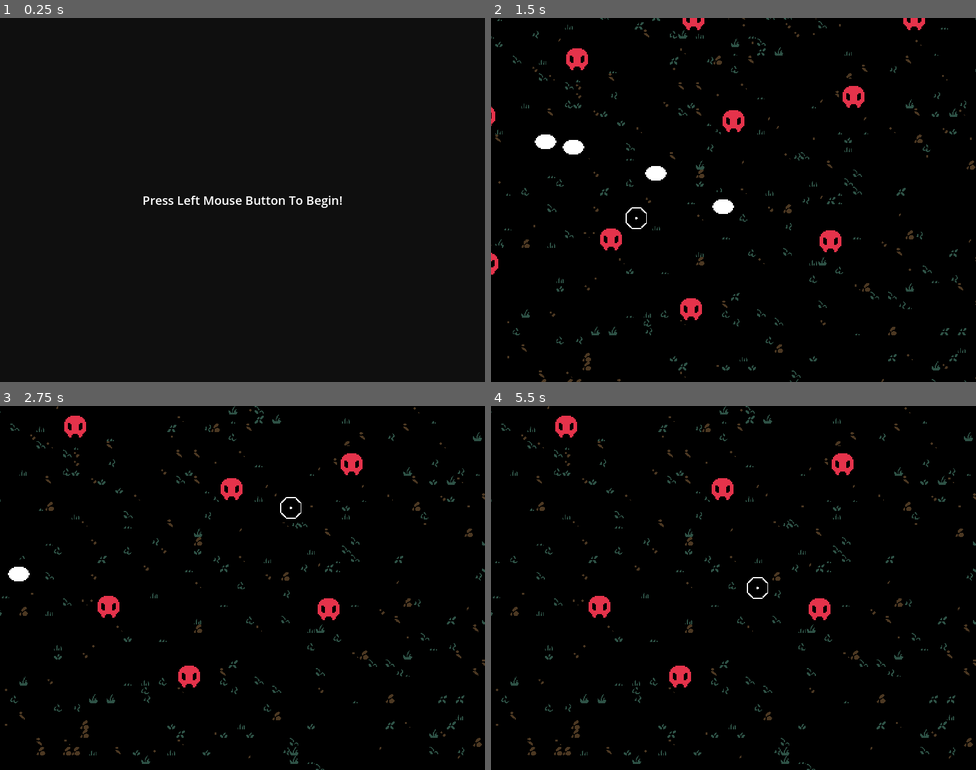
Above: before the commit, frames 1-4 (two rows, left to right).
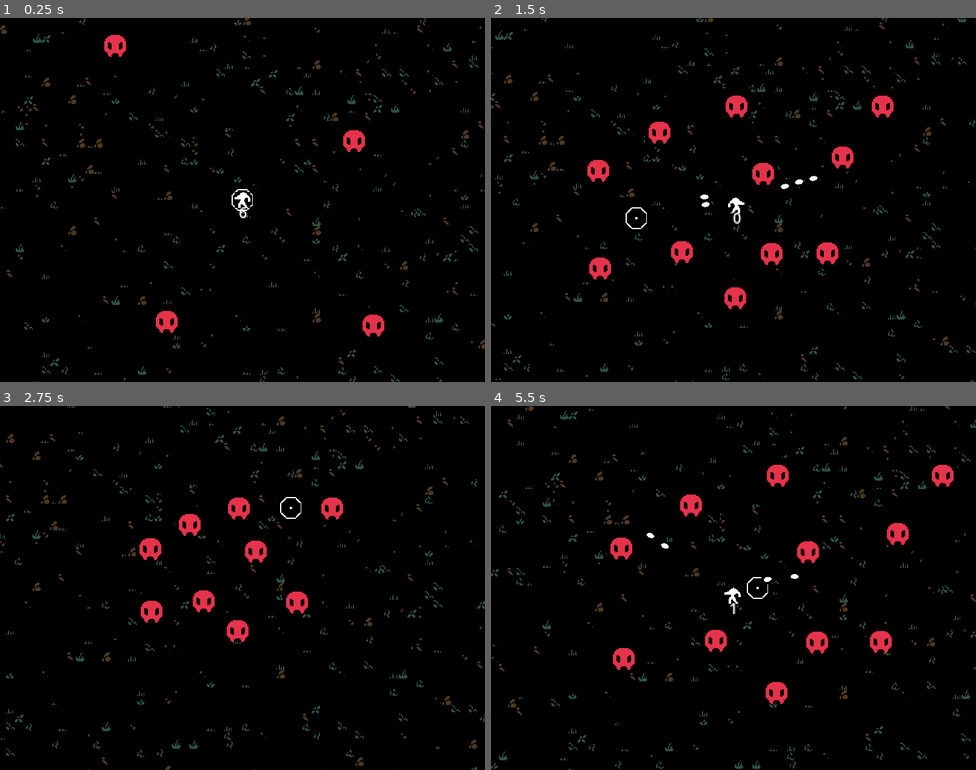
Above: after the commit, the same moments.

Repository: Dragonfoxing/the-last-stand
Game: Godot game, scene res://main.tscn
Same seed, same stepped clock (60 frames per second), same inputs: the game is played once before the commit and once after it. Before the commit the project starts from res://scenes/entry.tscn.
Inputs (mouse positions are in pixels of both pictures, inside the frame that each line leads up to):
- Up to frame 1 (0.25 s): no input
- Up to frame 2 (1.5 s): tap Enter (ui_accept) at 0.5, 0.77, 0.8, 1.07, 1.35 s; move the mouse to (840, 181) at 0.52 s; press the mouse at (840, 181) at 0.53 s; hold Right (ui_right) 0.53-1.28 s; move the mouse to (636, 218) at 1.27 s; release the mouse at (636, 218) at 1.28 s; hold Down (ui_down) from 1.28 s (still down)
- Up to frame 3 (2.75 s): tap Enter (ui_accept) at 1.52, 1.82, 2.3 s; click (145, 606) at 1.55 s; move the mouse to (291, 507) at 2.02 s; release Down (ui_down) at 2.03 s; press the mouse at (291, 507) at 2.03 s; hold Right (ui_right) from 2.03 s (still down)
- Up to frame 4 (5.5 s): move the mouse to (709, 660) at 2.77 s; release Right (ui_right) at 2.78 s; release the mouse at (709, 660) at 2.78 s; hold Up (ui_up) 2.78-3.53 s; click (709, 660) at 2.85 s; tap Enter (ui_accept) at 3.02, 3.32, 3.5, 4.52, 4.82, 5.3 s; move the mouse to (879, 642) at 3.52 s; hold Enter (ui_accept) 3.53-4.28 s; hold Left (ui_left) 3.53-5.03 s; tap R (reload_scene, bound only after the commit) at 4.15 s; move the mouse to (588, 533) at 4.27 s; click (588, 533) at 4.35 s; move the mouse to (757, 588) at 5.02 s; press the mouse at (757, 588) at 5.03 s; hold Down (ui_down) from 5.03 s (still down)

The runs differ from the first frame. In frame 1, 3.5% of the frame differs, in the area x 0-100%, y 0-100%; in frame 2, 8.1%; in frame 3, 7.2%; in frame 4, 7.6%.

Commit message:
Day 2 end of day commit

Diff:
--- a/entities/enemy/enemy_follower.gd
+++ b/entities/enemy/enemy_follower.gd
@@ -1,10 +1,11 @@
-extends CharacterBody2D
+extends GameEntity2D
 
 @export var target : Node2D
 @export var speed : int = 40
-# Called when the node enters the scene tree for the first time.
+
 func _ready():
-	set_meta("tag", "enemy")
+	team = "enemy"
+	connect("Collided", _on_collided)
 
 func _physics_process(delta):
 	if(is_instance_valid(target)):
@@ -25,11 +26,17 @@
 				# Using set_meta to set tags, we can avoid getting full groups of objects
 				# and just check the object metadata for the tag we're looking for.
 
-				var collider = col.get_collider()
+				var collider = col.get_collider() as GameEntity2D
 
-				if(is_instance_valid(collider) and collider.get_meta("tag") == "player"):
-					queue_free()
+				if(is_instance_valid(collider)):
+					if(collider.tag == "bullet" or collider.team == "player"):
+						collider.emit_signal("Collided", self)
+						queue_free()
+
 	else:
 		# if the player is dead, we stop processing physics.
 		# in more complicated cases, we want alternate behavior rather than this.
 		set_physics_process(false)
+
+func _on_collided(obj : GameEntity2D):
+	pass
--- a/entities/enemy/enemy_follower.tscn
+++ b/entities/enemy/enemy_follower.tscn
@@ -6,11 +6,9 @@
 [sub_resource type="CircleShape2D" id="CircleShape2D_ibwbn"]
 
 [node name="enemy_follower" type="CharacterBody2D" groups=["enemy"]]
+collision_layer = 8
+collision_mask = 15
 script = ExtResource("1_bv28l")
-
-[node name="CollisionShape2D" type="CollisionShape2D" parent="."]
-position = Vector2(0, 3)
-shape = SubResource("CircleShape2D_ibwbn")
 
 [node name="Sprite2D" type="Sprite2D" parent="."]
 modulate = Color(0.898039, 0.2, 0.294118, 1)
@@ -18,3 +16,7 @@
 region_enabled = true
 region_rect = Rect2(72, 264, 24, 24)
 region_filter_clip_enabled = true
+
+[node name="CollisionShape2D" type="CollisionShape2D" parent="."]
+position = Vector2(0, 3)
+shape = SubResource("CircleShape2D_ibwbn")
--- /dev/null
+++ b/entities/player/Gun.gd
@@ -0,0 +1,77 @@
+extends Node2D
+
+@export var bullet_prefab : PackedScene
+
+@export var ammo_max : int = 6
+var ammo_cur : int = ammo_max
+
+var tick_delay : int = 30
+var tick_cur : int = 0
+
+var shooting : bool = false
+
+var reloading : bool = false
+var reload_time_max : float = 1.5
+var reload_time_cur : float = 0
+
+@onready var ammo_label = $Label
+
+func _physics_process(delta):
+	if(reloading):
+		reload_time_cur += delta
+
+		if(reload_time_cur >= reload_time_max):
+			reloading = false
+			ammo_cur = ammo_max
+
+			_update_label()
+	elif(shooting):
+		tick_cur+=1
+		if(tick_cur >= tick_delay):
+			spawn_bullet()
+			tick_cur = 0
+
+func _input(event):
+	if(event.is_action_pressed("left_click") or event.is_action_pressed("ui_accept")):
+		spawn_bullet()
+		shooting = true
+	elif(event.is_action_released("left_click") or event.is_action_released("ui_accept")):
+		tick_cur = 0
+		shooting = false
+
+func spawn_bullet():
+	if(ammo_cur == 0 and reloading):
+		return
+	else:
+		# start by setting the direction.
+		var dir : Vector2 = (get_global_mouse_position() - owner.position).normalized()
+
+		var bill : GameEntity2D = bullet_prefab.instantiate()
+
+		bill.velocity = dir * bill.speed
+
+		owner.add_child(bill)
+
+		# This prevents the gun or player from affecting the transform of the bullet.
+
+		bill.set_as_top_level(true)
+
+		bill.set_collision_layer(4)
+		bill.set_collision_mask(8+16)
+		bill.team = "player"
+
+		# Owner.position here b/c Gun's position is (0,0)
+		bill.position = owner.position + (dir * 15)
+
+		bill.look_at(get_global_mouse_position())
+
+		ammo_cur -= 1
+
+		_update_label()
+
+		if(ammo_cur == 0):
+			reloading = true
+			reload_time_cur = 0
+
+func _update_label():
+	ammo_label.text = str(ammo_cur)
--- a/entities/player/bullet.gd
+++ b/entities/player/bullet.gd
@@ -1,12 +1,18 @@
-extends CharacterBody2D
+extends GameEntity2D
 
 const speed : int = 80
 
+const tick_expiration_max : int = 60
+var tick_expiration_cur : int = 0
+
 func _ready():
-	pass
+	tag = "bullet"
+	connect("Collided", on_collided)
 
 func _physics_process(delta):
-	velocity = Vector2.LEFT * delta * speed * 100
+	tick_expiration_cur += 1
+	if(tick_expiration_cur >= tick_expiration_max):
+		queue_free()
 
 	var collided = move_and_slide()
 
@@ -16,6 +22,8 @@
 		for i in count:
 			var collision = get_slide_collision(i)
 			var collider = collision.get_collider()
-
 			# do something with this profane knowledge
 	pass
+
+func on_collided(obj : GameEntity2D):
+	queue_free()
--- a/entities/player/bullet.tscn
+++ b/entities/player/bullet.tscn
@@ -4,14 +4,17 @@
 [ext_resource type="Script" path="res://entities/player/bullet.gd" id="1_lj5qm"]
 
 [sub_resource type="CapsuleShape2D" id="CapsuleShape2D_54vnm"]
-radius = 6.0
-height = 18.0
+radius = 2.0
+height = 8.0
 
 [node name="bullet" type="CharacterBody2D"]
+collision_layer = 0
 slide_on_ceiling = false
 script = ExtResource("1_lj5qm")
 
 [node name="Sprite2D" type="Sprite2D" parent="."]
+position = Vector2(-1.19209e-07, 0)
+scale = Vector2(0.385, 0.33)
 texture = ExtResource("1_16cof")
 region_enabled = true
 region_rect = Rect2(576, 408, 24, 24)
--- a/entities/player/player.gd
+++ b/entities/player/player.gd
@@ -1,4 +1,4 @@
-extends CharacterBody2D
+extends GameEntity2D
 
 @export var width : int = 8
 @export var height : int = 8
@@ -9,23 +9,11 @@
 
 @export var sprite : Sprite2D
 
-@export var bullet_prefab : PackedScene
-
 var right : bool = false;
 
 func _ready():
-	set_meta("tag", "player")
-
-func _input(event):
-	if(event.is_action_pressed("left_click") or event.is_action_pressed("ui_accept")):
-		spawn_bullet()
-	pass
-
-func spawn_bullet():
-	var bill : CharacterBody2D = bullet_prefab.instantiate()
-	bill.position = position
-	bill.set_meta("tag", "player")
-	owner.add_child(bill)
+	team = "player"
+	connect("Collided", _on_collided)
 
 # Called every frame. 'delta' is the elapsed time since the previous frame.
 func _physics_process(delta):
@@ -33,9 +21,10 @@
 		Input.get_axis("ui_left", "ui_right"),
 		Input.get_axis("ui_up", "ui_down"))
 
-	velocity = (dir.normalized() * delta * 100 * speed)
+	velocity = (dir.normalized() * speed)
 
-	if move_and_slide(): _check_collisions()
+	move_and_slide()
+	#if move_and_slide(): _check_collisions()
 
 	_check_flip_animation()
 	_check_if_moving_to_limit()
@@ -46,9 +35,6 @@
 	for i in count:
 		var col = get_slide_collision(i)
 		var collider = col.get_collider()
-
-		if(is_instance_valid(collider) && collider.has_meta("tag") && collider.get_meta("tag") == "enemy"):
-			queue_free()
 
 func _check_flip_animation():
 	if(!right && velocity.x > 0):
@@ -64,3 +50,7 @@
 
 	if(position.y < height): position.y = height;
 	elif(position.y > limit.y - height): position.y = limit.y - height;
+
+func _on_collided(obj : GameEntity2D):
+	if(obj.team == "enemy"):
+		queue_free()
--- a/entities/player/player.tscn
+++ b/entities/player/player.tscn
@@ -1,16 +1,21 @@
-[gd_scene load_steps=5 format=3 uid="uid://dfbuxqaver7t1"]
+[gd_scene load_steps=7 format=3 uid="uid://dfbuxqaver7t1"]
 
 [ext_resource type="Script" path="res://entities/player/player.gd" id="1_clqcy"]
 [ext_resource type="Texture2D" uid="uid://dxs3r8nms5a60" path="res://assets/MRMOTEXT x3 v1.1/MRMOTEXT-x3.png" id="2_8etoc"]
 [ext_resource type="PackedScene" uid="uid://b5chf187yxnk3" path="res://entities/player/bullet.tscn" id="2_gb87y"]
+[ext_resource type="Script" path="res://entities/player/Gun.gd" id="4_arcya"]
 
 [sub_resource type="RectangleShape2D" id="RectangleShape2D_707yt"]
 size = Vector2(14, 14)
 
+[sub_resource type="LabelSettings" id="LabelSettings_i66he"]
+font_size = 12
+
 [node name="Player" type="CharacterBody2D" node_paths=PackedStringArray("sprite") groups=["player"]]
+collision_layer = 2
+collision_mask = 25
 script = ExtResource("1_clqcy")
 sprite = NodePath("Sprites/Sprite2D")
-bullet_prefab = ExtResource("2_gb87y")
 
 [node name="Sprites" type="Node2D" parent="."]
 
@@ -18,9 +23,21 @@
 scale = Vector2(0.667, 0.667)
 texture = ExtResource("2_8etoc")
 region_enabled = true
-region_rect = Rect2(336, 600, 24, 24)
+region_rect = Rect2(340, 603, 20, 20)
 region_filter_clip_enabled = true
 
 [node name="CollisionShape2D" type="CollisionShape2D" parent="."]
-position = Vector2(1, 1)
 shape = SubResource("RectangleShape2D_707yt")
+
+[node name="Gun" type="Node2D" parent="."]
+script = ExtResource("4_arcya")
+bullet_prefab = ExtResource("2_gb87y")
+
+[node name="Label" type="Label" parent="Gun"]
+offset_left = -3.0
+offset_top = 2.0
+offset_right = 4.0
+offset_bottom = 28.0
+text = "6"
+label_settings = SubResource("LabelSettings_i66he")
+horizontal_alignment = 1
--- /dev/null
+++ b/lib/GameEntity2D.gd
@@ -0,0 +1,10 @@
+extends CharacterBody2D
+class_name GameEntity2D
+
+signal Collided(obj : GameEntity2D)
+
+# tag metadata, useful for debugging.
+var tag : String
+
+# is it an enemy or a player object, or neutral?
+var team : String
--- /dev/null
+++ b/lib/PhysicsLayerHelper.gd
@@ -0,0 +1,2 @@
+extends Node
+class_name PhysicsLayerHelper
--- a/main.gd
+++ b/main.gd
@@ -5,6 +5,8 @@
 
 var width : int = 800
 var height : int = 600
+
+@export var enemies : Array[PackedScene]
 
 # Called when the node enters the scene tree for the first time.
 func _ready():
@@ -14,8 +16,12 @@
 	player.position = Vector2(width/2, height/2)
 	camera.position = player.position
 
+func _spawn_entity():
+	pass
+
 func _unhandled_input(event):
 	if event.is_action_pressed("ui_cancel"): _send_quit_request()
+	elif event.is_action_pressed("reload_scene"): get_tree().reload_current_scene()
 
 # This lets the game handle any custom quit functionality.
 # In theory every notification handler will be called before we quit(0)
--- a/main.tscn
+++ b/main.tscn
@@ -6,7 +6,6 @@
 [ext_resource type="Script" path="res://Camera2DFollowTarget.gd" id="4_qb77m"]
 [ext_resource type="PackedScene" uid="uid://ckq5md7h0qdmq" path="res://entities/cursor/cursor_game.tscn" id="5_ur3us"]
 [ext_resource type="PackedScene" uid="uid://dxricl6vt22rv" path="res://entities/enemy/enemy_follower.tscn" id="6_8h6cr"]
-[ext_resource type="PackedScene" uid="uid://b5chf187yxnk3" path="res://entities/player/bullet.tscn" id="7_2s4yy"]
 
 [sub_resource type="TileSetAtlasSource" id="TileSetAtlasSource_diuv3"]
 texture = ExtResource("3_n1g5c")
@@ -143,10 +142,11 @@
 terrain_set_0/terrain_0/color = Color(0.5, 0.34375, 0.25, 1)
 sources/0 = SubResource("TileSetAtlasSource_diuv3")
 
-[node name="Node2D" type="Node2D" node_paths=PackedStringArray("player", "camera")]
+[node name="main" type="Node2D" node_paths=PackedStringArray("player", "camera")]
 script = ExtResource("1_epwk6")
 player = NodePath("Player")
 camera = NodePath("Camera2D")
+enemies = Array[PackedScene]([ExtResource("6_8h6cr")])
 
 [node name="Background" type="TileMap" parent="."]
 position = Vector2(400, 300)
@@ -157,7 +157,9 @@
 layer_0/tile_data = PackedInt32Array(786448, 0, 0, 720912, 0, 0, 655376, 0, 0, 589840, 0, 0, 524304, 0, 0, 458768, 8519 …(170057 unchanged characters)…
 
 [node name="Player" parent="." instance=ExtResource("1_i15vm")]
+top_level = true
 position = Vector2(400, 300)
+speed = 35
 
 [node name="Camera2D" type="Camera2D" parent="." node_paths=PackedStringArray("target")]
 position = Vector2(400, 300)
@@ -174,9 +176,6 @@
 [node name="cursor_game" parent="." instance=ExtResource("5_ur3us")]
 position = Vector2(313, 264)
 
-[node name="bullet" parent="." instance=ExtResource("7_2s4yy")]
-position = Vector2(380, 302)
-
 [node name="enemy_follower" parent="." node_paths=PackedStringArray("target") instance=ExtResource("6_8h6cr")]
 position = Vector2(778, 87)
 target = NodePath("../Player")
--- a/project.godot
+++ b/project.godot
@@ -11,7 +11,7 @@
 [application]
 
 config/name="The Last Stand"
-run/main_scene="res://scenes/entry.tscn"
+run/main_scene="res://main.tscn"
 config/features=PackedStringArray("4.0", "GL Compatibility")
 config/icon="res://icon.svg"
 
@@ -60,10 +60,23 @@
 "events": [Object(InputEventMouseButton,"resource_local_to_scene":false,"resource_name":"","device":-1,"window_id":0,"a …(236 unchanged characters)…
 ]
 }
+reload_scene={
+"deadzone": 0.5,
+"events": [Object(InputEventKey,"resource_local_to_scene":false,"resource_name":"","device":-1,"window_id":0,"alt_pressed":false,"shift_pressed":false,"ctrl_pressed":false,"meta_pressed":false,"pressed":false,"keycode":0,"physical_keycode":82,"key_label":0,"unicode":114,"echo":false,"script":null)
+]
+}
+
+[layer_names]
+
+2d_physics/layer_1="environments"
+2d_physics/layer_2="player"
+2d_physics/layer_3="playerBullets"
+2d_physics/layer_4="enemies"
+2d_physics/layer_5="enemyBullets"
 
 [rendering]
 
 textures/canvas_textures/default_texture_filter=0
 renderer/rendering_method="gl_compatibility"
 renderer/rendering_method.mobile="gl_compatibility"
-environment/defaults/default_clear_color=Color(0.0588235, 0.0588235, 0.0588235, 1)
+environment/defaults/default_clear_color=Color(0.133333, 0.133333, 0.133333, 1)
Binary file added: assets/processed/TheLastStandREXPAINT.png
Not shown, added: assets/processed/TheLastStandREXPAINT.png.import
Not shown: 1 places in main.tscn that only renumber resources
Not shown, added: assets/processed/TheLastStandREXPAINT.xp
